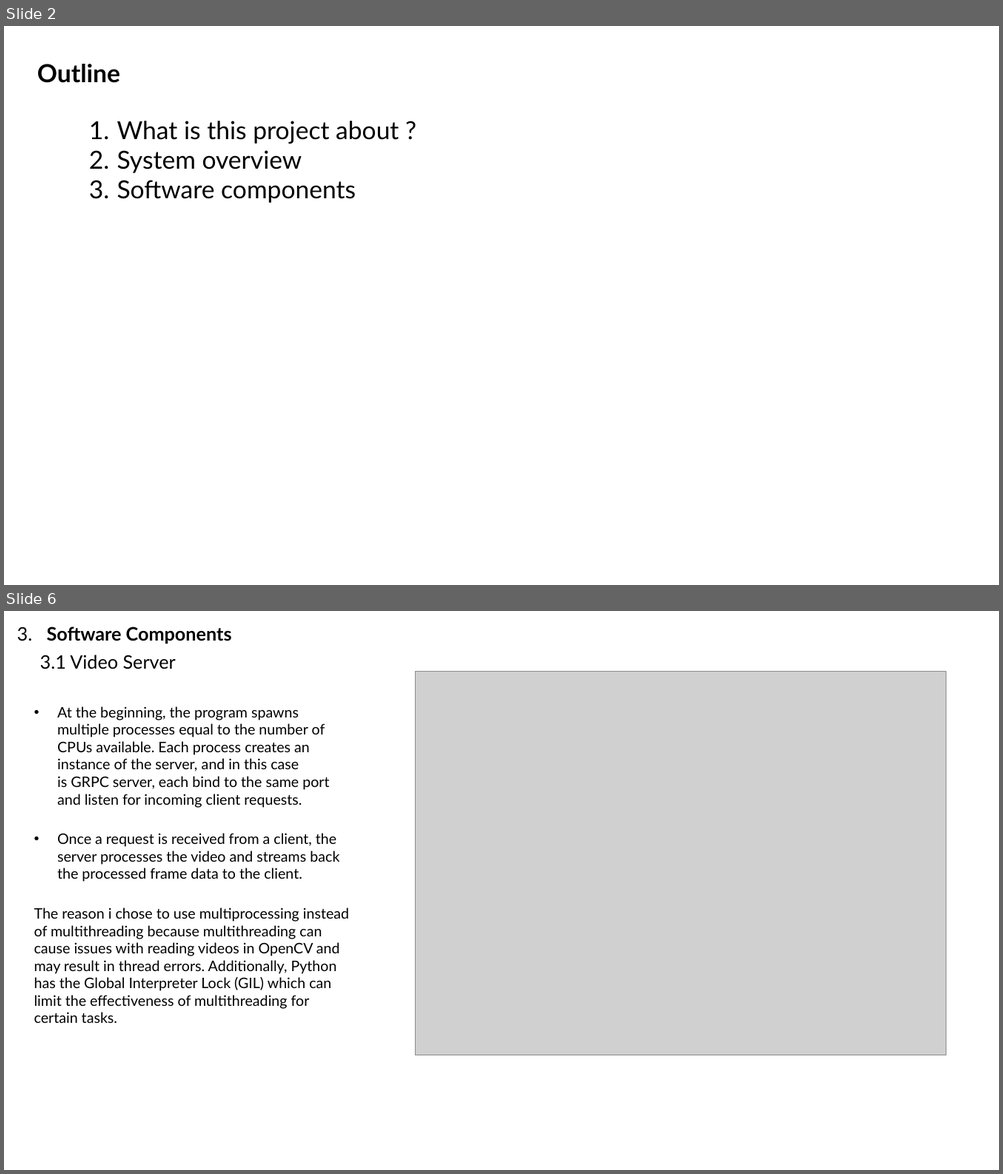
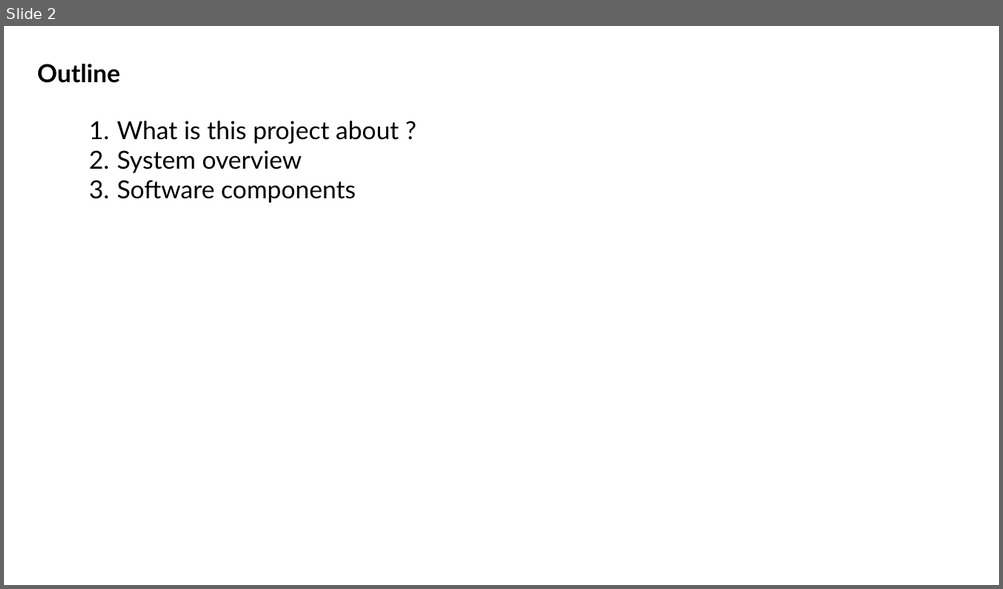
Before and after one commit to truongvanhuy2000/Video-Streaming, a slide deck: Docs/Overview.pptx. Shown one above the other, each under a label of ours: slides 2 and 6 before the commit, slide 2 after it; the slides between them are not shown. The pictures are 1003x1174 and 1003x589 pixels, drawn with LibreOffice and Linux fonts; fonts in the diff are those of the drawing; grey boxes stand for pictures. Boxes give left, top, right and bottom in pixels: in the first picture for what was removed or moved away, otherwise in the second. Text is boxed around its words. In the diff, an @@ line names an element or a change of style, - is before the commit and + after.

```diff
--- a/Docs/Overview.pptx
+++ b/Docs/Overview.pptx
@@ slide 6 removed at [4,611,999,1170], background #FFFFFF @@
@@ text removed at [17,627,232,644] @@
-3. Software Components
@@ text removed at [40,655,176,669] @@
-3.1 Video Server
@@ picture removed at [415,672,945,1056] @@
@@ text removed at [34,706,349,1023] @@
-• At the beginning, the program spawns multiple processes equal to the number of CPUs available. Each process creates an instance of the server, and in this case is GRPC server, each bind to the same port and listen for incoming client requests.
-• Once a request is received from a client, the server processes the video and streams back the processed frame data to the client.
-The reason i chose to use multiprocessing instead of multithreading because multithreading can cause issues with reading videos in OpenCV and may result in thread errors. Additionally, Python has the Global Interpreter Lock (GIL) which can limit the effectiveness of multithreading for certain tasks.
```
Also in this commit, not shown: 2 slides changed, 7 slides added, 4 other slides removed, 1 other file.
